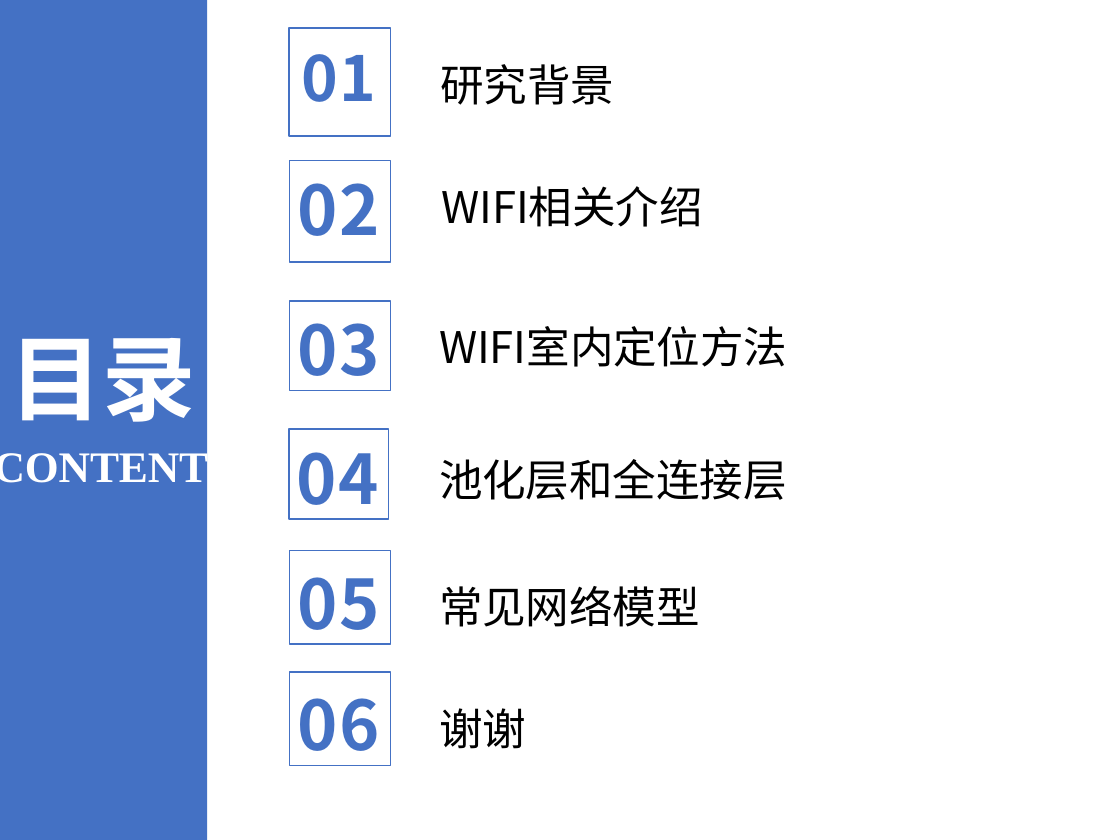
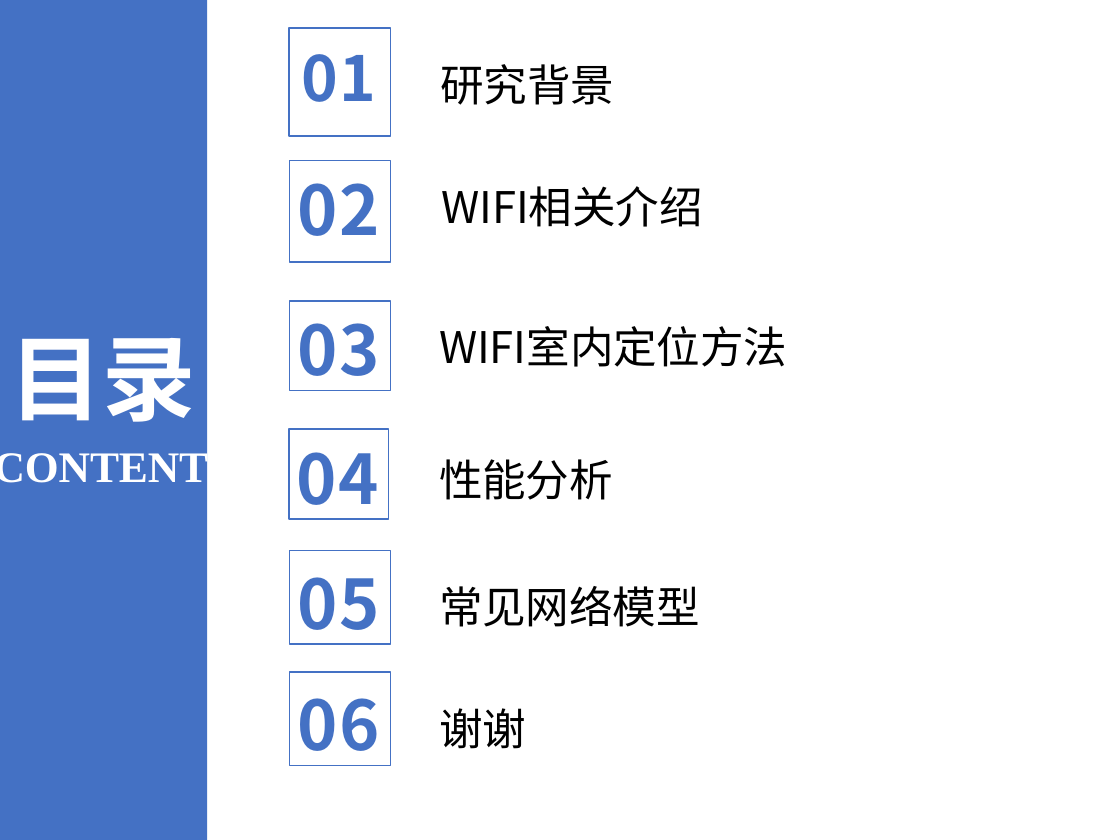
Before and after one commit to jingwei1205/MyCourse, a slide deck: slide 2 of 卫星定位/WIFI室内定位方法综述.pptx. Drawn at 1120x840 pixels with LibreOffice and Linux fonts; fonts in the diff are those of the drawing. Boxes give left, top, right and bottom in pixels: in the first picture for what was removed or moved away, otherwise in the second. Text is boxed around its words. In the diff, an @@ line names an element or a change of style, - is before the commit and + after.

```diff
--- a/卫星定位/WIFI室内定位方法综述.pptx
+++ b/卫星定位/WIFI室内定位方法综述.pptx
@@ text at [439,459,613,500]: text changed @@
-池化层和全连接层
+性能分析
```
Also in this commit, not shown: 1 other slide changed, 2 slides added, 1 slide removed, 4 other files.
